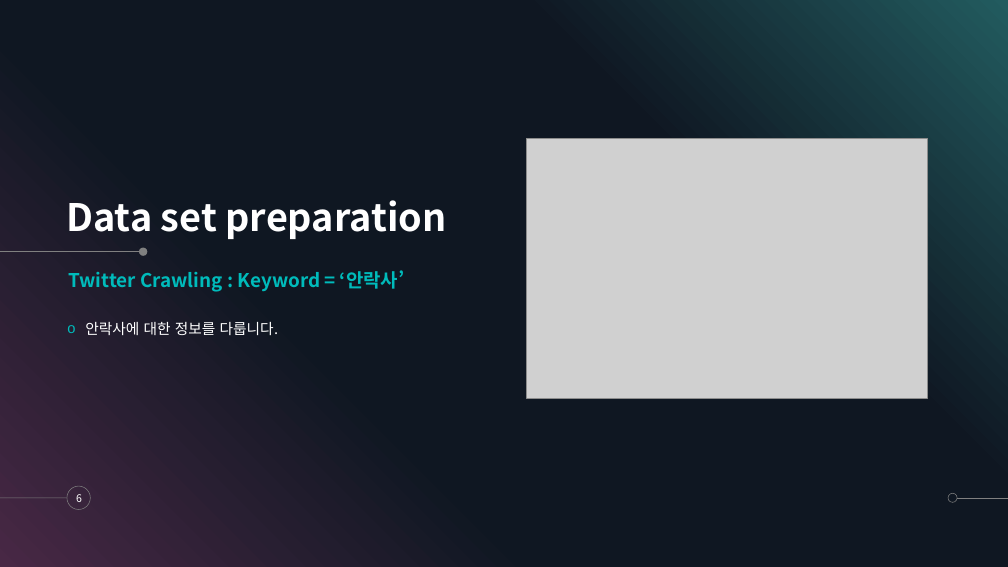
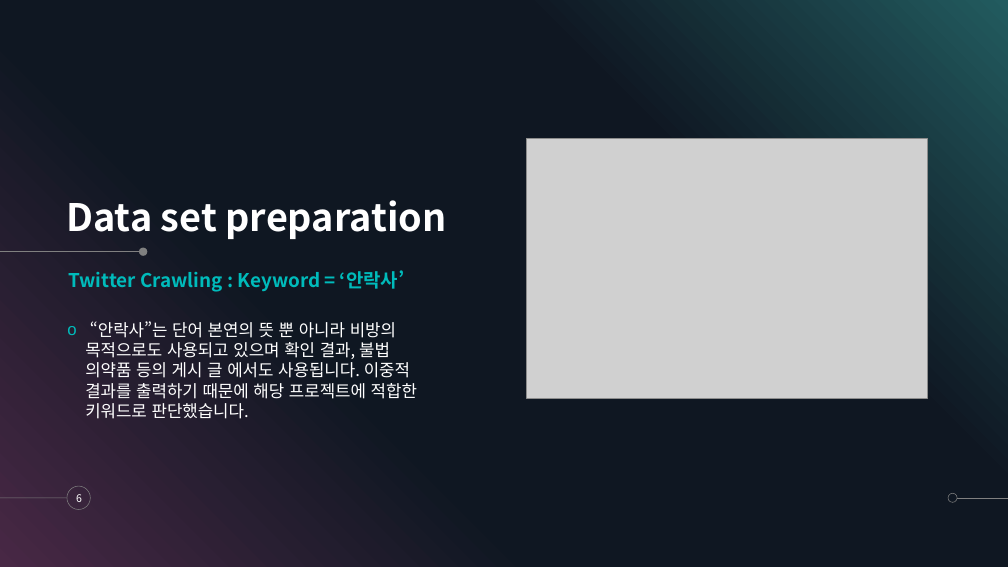
Before and after one commit to lsw6684/NLP_ML_Project, a slide deck: slide 6 of images/readMe.pptx. Drawn at 1008x567 pixels with LibreOffice and Linux fonts; fonts in the diff are those of the drawing; grey boxes stand for pictures; background and template pictures are left out. Boxes give left, top, right and bottom in pixels: in the first picture for what was removed or moved away, otherwise in the second. Text is boxed around its words. In the diff, an @@ line names an element or a change of style, - is before the commit and + after.

```diff
--- a/images/readMe.pptx
+++ b/images/readMe.pptx
@@ text at (85, 321, 417, 419): text changed; size 14 to 16 pt @@
-o 안락사에 대한 정보를 다룹니다.
+o “안락사”는 단어 본연의 뜻 뿐 아니라 비방의 목적으로도 사용되고 있으며 확인 결과, 불법 의약품 등의 게시 글 에서도 사용됩니다. 이중적 결과를 출력하기 때문에 해당 프로젝트에 적합한 키워드로 판단했습니다.
```
Also in this commit, not shown: 7 other slides changed, 9 other files.
